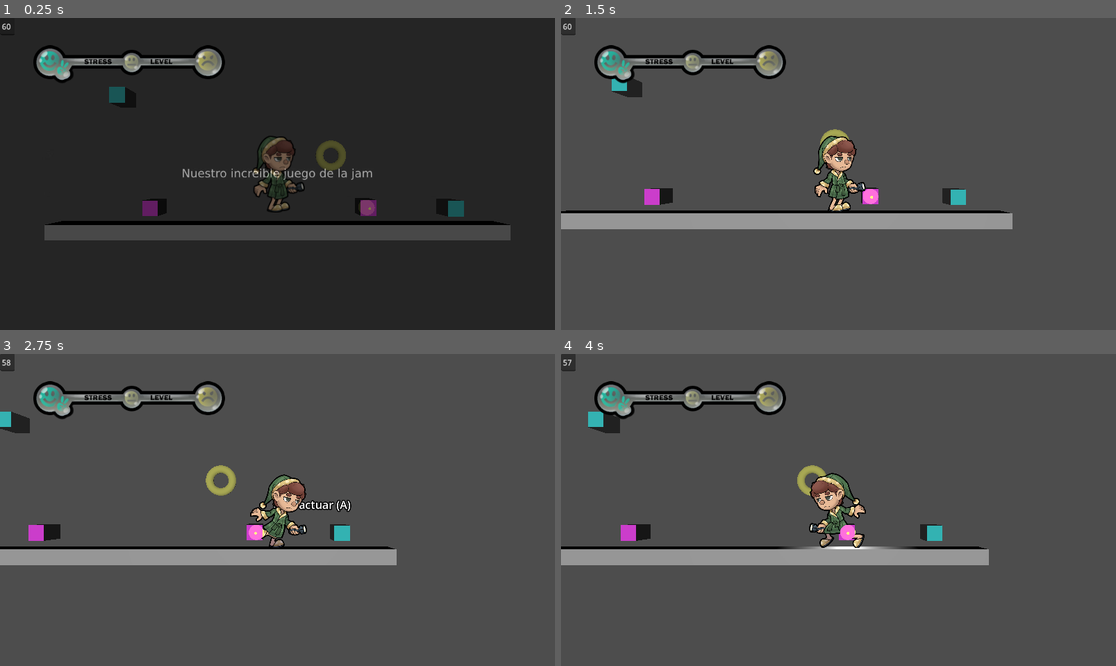
Above: before the commit, frames 1-4 (two rows, left to right).
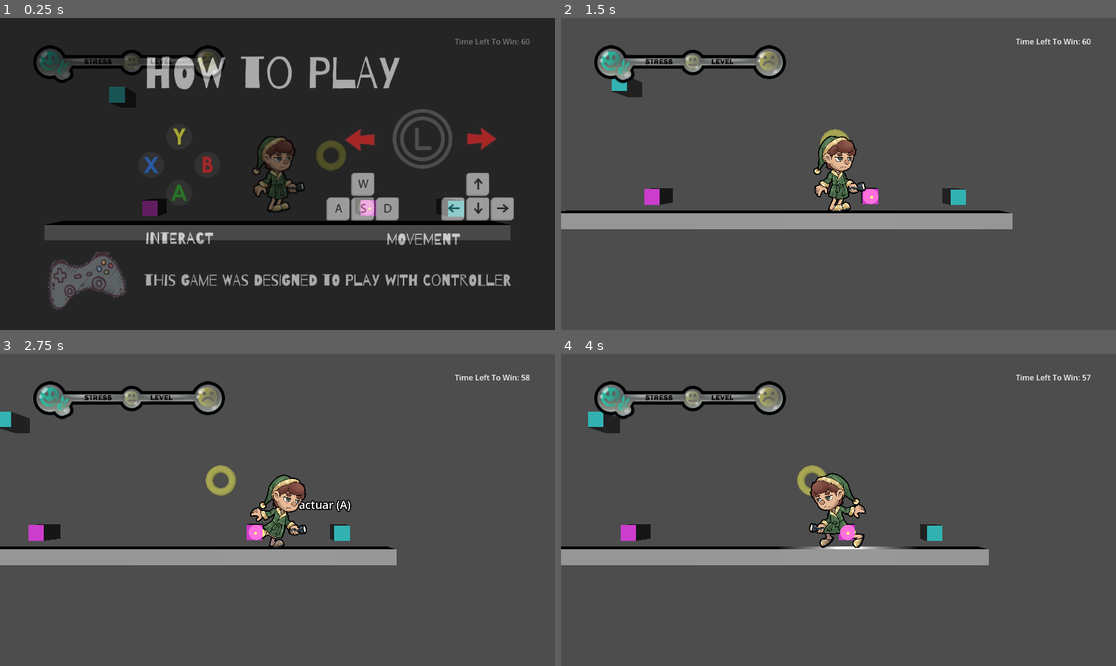
Above: after the commit, the same moments.

Repository: DakkuaDev/the-haunted-mansion-godot
Game: Godot game, scene res://Scene/main.tscn
Same seed, same stepped clock (60 frames per second), same inputs: the game is played once before the commit and once after it.
Inputs:
- Up to frame 1 (0.25 s): no input
- Up to frame 2 (1.5 s): tap Enter (ui_accept) at 0.5, 0.77 s; hold Right (ui_right) 0.53-1.28 s; hold Down (ui_down) from 1.28 s (still down)
- Up to frame 3 (2.75 s): tap Enter (ui_accept) at 1.52 s; release Down (ui_down) at 2.03 s; hold Right (ui_right) from 2.03 s (still down)
- Up to frame 4 (4 s): release Right (ui_right) at 2.78 s; hold Up (ui_up) 2.78-3.53 s; tap Enter (ui_accept) at 3.02, 3.77 s; hold Left (ui_left) from 3.53 s (still down)

The runs differ from the first frame. In frame 1, 10% of the frame differs, in the area x 0-96%, y 1-94%; in frame 2, 0.3%; in frame 3, 0.2%; in frame 4, 0.2%.

Commit message:
new menus + ui

Diff:
--- a/Scene/Logic/MenuSystem.tscn
+++ b/Scene/Logic/MenuSystem.tscn
@@ -1,12 +1,14 @@
-[gd_scene load_steps=5 format=3 uid="uid://ce1xpx1exm4oe"]
+[gd_scene load_steps=6 format=3 uid="uid://ce1xpx1exm4oe"]
 
 [ext_resource type="Script" path="res://Script/MenuSystem.gd" id="1_ec24g"]
-[ext_resource type="Texture2D" uid="uid://p7ilhrp8cnhy" path="res://Art/UI/game-over-screen.jpg" id="1_px1ot"]
-[ext_resource type="Texture2D" uid="uid://dor7b1nr7dhxp" path="res://Art/UI/main-menu-screen.jpg" id="2_51n6c"]
-[ext_resource type="Texture2D" uid="uid://qas8m2u1mht6" path="res://Art/UI/win-screen.jpg" id="3_1nmpm"]
+[ext_resource type="Texture2D" uid="uid://clr1pd70kqhwa" path="res://Art/Screen/main-screen-new.jpg" id="2_k5fh0"]
+[ext_resource type="Texture2D" uid="uid://cjuix81sw4e3t" path="res://Art/Screen/pause-screen-new.jpg" id="3_sl7p5"]
+[ext_resource type="Texture2D" uid="uid://c8i05a86eehsb" path="res://Art/Screen/game-over-screen-new.jpg" id="4_uvm3i"]
+[ext_resource type="Texture2D" uid="uid://ltnm1luj4kk3" path="res://Art/Screen/win-screen-new.jpg" id="5_eieql"]
 
 [node name="Menu" type="Control" node_paths=PackedStringArray("game_over_menu", "win_menu", "main_menu", "pause_menu")]
 process_mode = 3
+z_index = 100
 layout_mode = 3
 anchors_preset = 15
 anchor_right = 1.0
@@ -22,44 +24,52 @@
 [node name="MainMenu" type="TextureRect" parent="."]
 visible = false
 modulate = Color(1, 1, 1, 0.52549)
+top_level = true
+z_index = 100
 layout_mode = 1
 anchors_preset = 15
 anchor_right = 1.0
 anchor_bottom = 1.0
 grow_horizontal = 2
 grow_vertical = 2
-texture = ExtResource("2_51n6c")
+texture = ExtResource("2_k5fh0")
 
 [node name="Pause" type="TextureRect" parent="."]
 visible = false
 modulate = Color(1, 1, 1, 0.52549)
+top_level = true
+z_index = 100
 layout_mode = 1
 anchors_preset = 15
 anchor_right = 1.0
 anchor_bottom = 1.0
 grow_horizontal = 2
 grow_vertical = 2
-texture = ExtResource("2_51n6c")
+texture = ExtResource("3_sl7p5")
 
 [node name="GameOver" type="TextureRect" parent="."]
 visible = false
 modulate = Color(1, 1, 1, 0.52549)
+top_level = true
+z_index = 100
 layout_mode = 1
 anchors_preset = 15
 anchor_right = 1.0
 anchor_bottom = 1.0
 grow_horizontal = 2
 grow_vertical = 2
-texture = ExtResource("1_px1ot")
+texture = ExtResource("4_uvm3i")
 
 [node name="Win" type="TextureRect" parent="."]
 visible = false
 modulate = Color(1, 1, 1, 0.52549)
+top_level = true
+z_index = 100
 layout_mode = 1
 anchors_preset = 15
 anchor_right = 1.0
 anchor_bottom = 1.0
 grow_horizontal = 2
 grow_vertical = 2
-texture = ExtResource("3_1nmpm")
+texture = ExtResource("5_eieql")
 metadata/_edit_use_anchors_ = true
--- a/Scene/Logic/TimeLeft.tscn
+++ b/Scene/Logic/TimeLeft.tscn
@@ -11,11 +11,12 @@
 grow_vertical = 2
 script = ExtResource("1_kq6h2")
 
-[node name="TextEdit" type="TextEdit" parent="."]
-layout_mode = 0
-offset_right = 30.945
-offset_bottom = 35.555
-text = "60"
-
 [node name="Timer" type="Timer" parent="."]
 wait_time = 60.0
+
+[node name="Label" type="Label" parent="."]
+layout_mode = 0
+offset_right = 66.0
+offset_bottom = 37.0
+text = "Time Left To Win: 60"
+horizontal_alignment = 1
--- a/Scene/main.tscn
+++ b/Scene/main.tscn
@@ -19,6 +19,7 @@
 [node name="main" type="Node3D"]
 
 [node name="Menu" parent="." instance=ExtResource("1_f1muy")]
+top_level = true
 
 [node name="StressBar" parent="." instance=ExtResource("9_31duq")]
 anchors_preset = 0
@@ -28,10 +29,14 @@
 grow_vertical = 1
 
 [node name="TimeLeft" parent="." instance=ExtResource("3_ythrg")]
-anchors_preset = 0
-anchor_right = 0.0
+anchors_preset = 1
+anchor_left = 1.0
 anchor_bottom = 0.0
-grow_horizontal = 1
+offset_left = -208.0
+offset_top = 37.0
+offset_right = -208.0
+offset_bottom = 37.0
+grow_horizontal = 0
 grow_vertical = 1
 
 [node name="ElectricalSupply" parent="." instance=ExtResource("7_gno6k")]
--- a/Script/PlayerController.gd
+++ b/Script/PlayerController.gd
@@ -15,8 +15,6 @@
 func _ready():
 	animated_sprite = get_node("AnimatedSprite3D")
 	animated_sprite.play("idle")
-
-	spot_light = get_node("SpotLight3D")
 
 
 func _physics_process(delta):
--- a/Script/TimeLeftController.gd
+++ b/Script/TimeLeftController.gd
@@ -3,14 +3,14 @@
 @export var initial_time_left : int = 60
 var time_left : int = initial_time_left
 var timer : Timer
-var text_edit  : TextEdit = null
+var label  : Label = null
 
 signal on_time_out
 
 func _ready():
 	# Encuentra el nodo Timer y TextEdit en tu escena
 	timer = get_node("Timer")
-	text_edit = get_node("TextEdit")
+	label = get_node("Label")
 
 	timer.wait_time = initial_time_left
 
@@ -18,7 +18,7 @@
 	timer.connect("timeout", _on_timer_timeout, 0)
 
 	# Configura el tiempo inicial en el TextEdit
-	text_edit.text = str(time_left)
+	label.text = "Time Left To Win: " + str(time_left)
 
 	# Inicia el temporizador
 	timer.start(1)  # Empezará a contar cada segundo
@@ -26,7 +26,7 @@
 func _on_timer_timeout():
 	# Actualiza el tiempo restante y el TextEdit
 	time_left -= 1
-	text_edit.text = str(time_left)
+	label.text = "Time Left To Win: " + str(time_left)
 
 	# Si el tiempo llega a 0, emite la señal 'on_time_out' y detiene el temporizador
 	if time_left <= 0:
Binary file added: Art/Screen/game-over-screen-new.jpg
Not shown, changed: Art/Screen/game-over-screen-new.jpg.import
Binary file added: Art/Screen/main-screen-new.jpg
Not shown, changed: Art/Screen/main-screen-new.jpg.import
Binary file added: Art/Screen/pause-screen-new.jpg
Not shown, changed: Art/Screen/pause-screen-new.jpg.import
Binary file added: Art/Screen/win-screen-new.jpg
Not shown, changed: Art/Screen/win-screen-new.jpg.import
Binary file removed: Art/UI/game-over-screen.jpg
Binary file removed: Art/UI/main-menu-screen.jpg
Binary file removed: Art/UI/stress_bar_demo_texture.png
Binary file removed: Art/UI/win-screen.jpg
